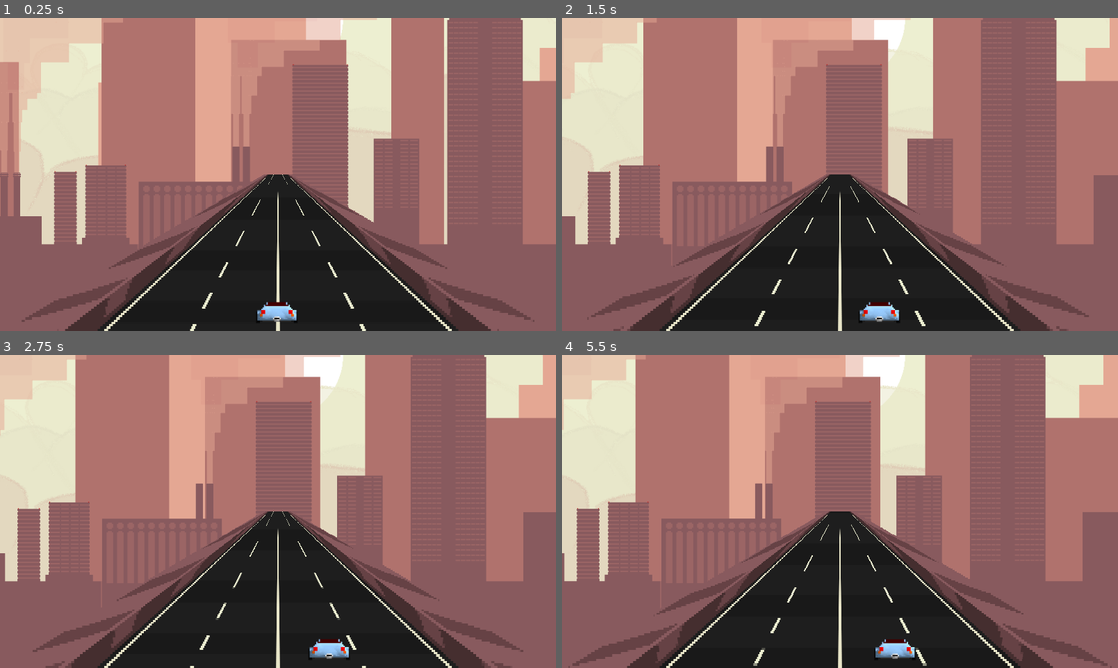
Above: before the commit, frames 1-4 (two rows, left to right).
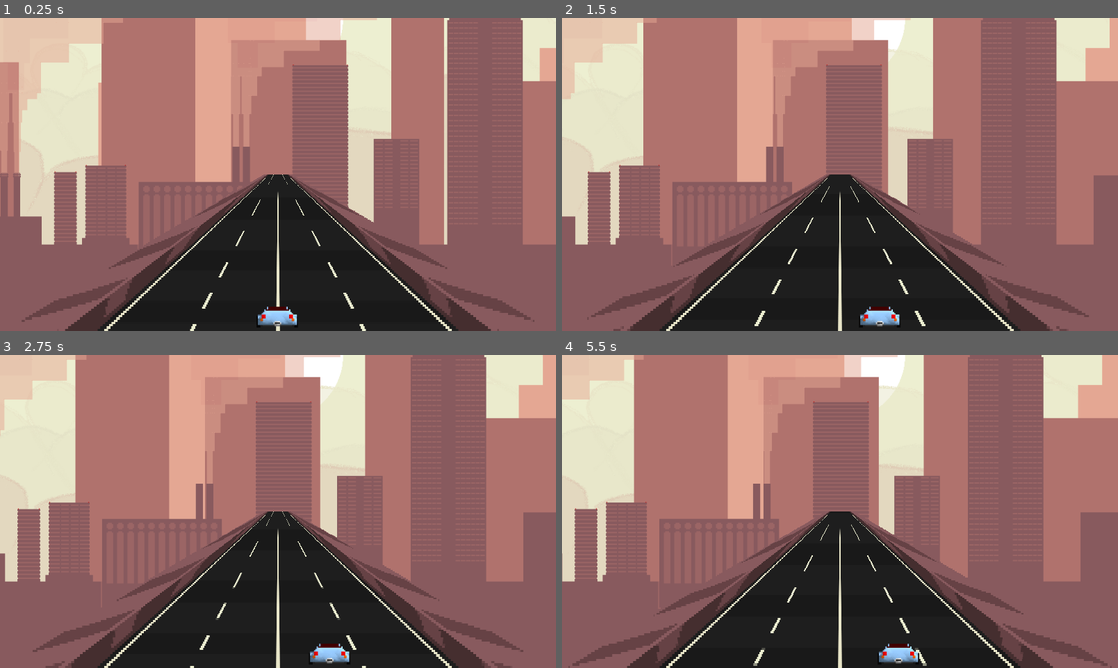
Above: after the commit, the same moments.

Repository: nealith/FreeCar
Game: Godot game, scene res://main.tscn
Same seed, same stepped clock (60 frames per second), same inputs: the game is played once before the commit and once after it.
Inputs:
- Up to frame 1 (0.25 s): no input
- Up to frame 2 (1.5 s): hold Right (ui_right) 0.53-1.28 s; hold Left (ui_left) from 1.28 s (still down)
- Up to frame 3 (2.75 s): release Left (ui_left) at 2.03 s; hold Right (ui_right) from 2.03 s (still down)
- Up to frame 4 (5.5 s): release Right (ui_right) at 3.53 s; hold Left (ui_left) from 3.53 s (still down)

The runs differ from the first frame. In frame 1, 0.5% of the frame differs, in the area x 0-97%, y 6-99%; in frame 2, 0.5%; in frame 3, 0.5%; in frame 4, 3.1%, in the area x 0-98%, y 0-99%.

Commit message:
fix and game over detection

Diff:
--- a/car/car.tscn
+++ b/car/car.tscn
@@ -5,7 +5,7 @@
 [ext_resource path="res://car/assets/spritesheet.png" type="Texture" id=3]
 
 [sub_resource type="RectangleShape2D" id=1]
-extents = Vector2( 32.3467, 24.0122 )
+extents = Vector2( 32.0835, 7.67667 )
 
 [sub_resource type="AtlasTexture" id=2]
 flags = 4
@@ -17,10 +17,12 @@
 
 [node name="KinematicBody2D" type="KinematicBody2D" parent="."]
 z_index = 10
-collision_mask = 2
+collision_layer = 3
+collision_mask = 3
 script = ExtResource( 2 )
 
 [node name="CollisionShape2D" type="CollisionShape2D" parent="KinematicBody2D"]
+position = Vector2( -1.16883, 9.34824 )
 shape = SubResource( 1 )
 
 [node name="Sprite" type="Sprite" parent="KinematicBody2D"]
--- a/main.gd
+++ b/main.gd
@@ -1,5 +1,7 @@
 extends Node2D
 
+export (PackedScene) var Car
+export (PackedScene) var Road
 export (PackedScene) var RoadBlock
 export (PackedScene) var SpikesStrip
 
@@ -10,6 +12,13 @@
 var roadblocks = []
 var spikesstrips = []
 
+var road = null
+var car = null
+
+func game_over():
+	print("gameo_over")
+	deinit()
+
 func random_int(min_value,max_value, inclusive_range = false):
 	if inclusive_range:
 		max_value += 1
@@ -19,17 +28,34 @@
 func _roadblock():
 	if roadblocks.size() < 1:
 		var rb = RoadBlock.instance()
-		print("add roadblock")
 		add_child(rb)
+		rb.connect("roadblock_worked",self,"game_over")
 		roadblocks.append({"instance":rb,"distance":random_int(480,1080)})
 
 func _spikesstrip():
 	pass
 
+func init():
+	road = Road.instance()
+	add_child(road)
+	car = Car.instance()
+	add_child(car)
+	car.translate(Vector2(427,455))
+	car.connect("camera_movement",get_node("background"),"_on_car_camera_movement")
+
+func deinit():
+	remove_child(road)
+	car.disconnect("camera_movement",get_node("background"),"_on_car_camera_movement")
+	remove_child(car)
+	car = null
+	road = null
+	while(roadblocks.size() > 0):
+		remove_child(roadblocks[0]["instance"])
+		roadblocks.remove(0)
 
 # Called when the node enters the scene tree for the first time.
 func _ready():
-	pass # Replace with function body.
+	init()
 
 # Called every frame. 'delta' is the elapsed time since the previous frame.
 func _process(delta):
@@ -45,7 +71,7 @@
 	var to_remove = []
 	var i = 0
 	for roadblock in roadblocks:
-		roadblock["distance"] -= delta*100
+		roadblock["distance"] -= delta*50
 
 		if(roadblock["distance"] < 240):
 			if (roadblock["distance"] < 0):
@@ -64,4 +90,5 @@
 
 	for tr in to_remove:
 		print("remove roablock")
+		remove_child(roadblocks[tr]["instance"])
 		roadblocks.remove(tr)
--- a/main.tscn
+++ b/main.tscn
@@ -1,20 +1,17 @@
 [gd_scene load_steps=7 format=2]
 
 [ext_resource path="res://main.gd" type="Script" id=1]
-[ext_resource path="res://police_car/roadblock.tscn" type="PackedScene" id=2]
-[ext_resource path="res://car/car.tscn" type="PackedScene" id=3]
-[ext_resource path="res://road/road.tscn" type="PackedScene" id=4]
+[ext_resource path="res://car/car.tscn" type="PackedScene" id=2]
+[ext_resource path="res://road/road.tscn" type="PackedScene" id=3]
+[ext_resource path="res://police_car/roadblock.tscn" type="PackedScene" id=4]
 [ext_resource path="res://sound/assets/road_music.ogg" type="AudioStream" id=5]
 [ext_resource path="res://background/background.tscn" type="PackedScene" id=6]
 
 [node name="main" type="Node2D"]
 script = ExtResource( 1 )
-RoadBlock = ExtResource( 2 )
-
-[node name="car" parent="." instance=ExtResource( 3 )]
-position = Vector2( 426.316, 455 )
-
-[node name="road" parent="." instance=ExtResource( 4 )]
+Car = ExtResource( 2 )
+Road = ExtResource( 3 )
+RoadBlock = ExtResource( 4 )
 
 [node name="AudioStreamPlayer" type="AudioStreamPlayer" parent="."]
 stream = ExtResource( 5 )
@@ -23,4 +20,3 @@
 [node name="background" parent="." instance=ExtResource( 6 )]
 editor/display_folded = true
 position = Vector2( -3.25803, 17.1046 )
-[connection signal="camera_movement" from="car" to="background" method="_on_car_camera_movement"]
--- /dev/null
+++ b/police_car/Area2D.gd
@@ -0,0 +1,13 @@
+extends Area2D
+
+# Declare member variables here. Examples:
+# var a = 2
+# var b = "text"
+
+# Called when the node enters the scene tree for the first time.
+func _ready():
+	pass # Replace with function body.
+
+# Called every frame. 'delta' is the elapsed time since the previous frame.
+#func _process(delta):
+#	pass
--- /dev/null
+++ b/police_car/police_car_roadblock.gd
@@ -0,0 +1,19 @@
+extends Node2D
+
+# Declare member variables here. Examples:
+# var a = 2
+# var b = "text"
+
+signal collision()
+
+# Called when the node enters the scene tree for the first time.
+func _ready():
+	pass # Replace with function body.
+
+# Called every frame. 'delta' is the elapsed time since the previous frame.
+#func _process(delta):
+#	pass
+
+
+func _on_Area2D_body_entered(body):
+	emit_signal("collision")
--- a/police_car/police_car_roadblock.tscn
+++ b/police_car/police_car_roadblock.tscn
@@ -1,21 +1,26 @@
-[gd_scene load_steps=4 format=2]
+[gd_scene load_steps=5 format=2]
 
-[ext_resource path="res://police_car/assets/spritesheet_optimized.png" type="Texture" id=1]
+[ext_resource path="res://police_car/police_car_roadblock.gd" type="Script" id=1]
+[ext_resource path="res://police_car/assets/spritesheet_optimized.png" type="Texture" id=2]
 
 [sub_resource type="AtlasTexture" id=1]
 flags = 4
-atlas = ExtResource( 1 )
+atlas = ExtResource( 2 )
 region = Rect2( 0.848083, 100.925, 130.422, 49.6953 )
 
 [sub_resource type="RectangleShape2D" id=2]
-extents = Vector2( 64.2333, 24.5377 )
+extents = Vector2( 55.491, 24.5377 )
 
 [node name="police_car_roadblock" type="Node2D"]
+script = ExtResource( 1 )
 
 [node name="Sprite" type="Sprite" parent="."]
 texture = SubResource( 1 )
 
 [node name="Area2D" type="Area2D" parent="."]
+collision_layer = 2
+collision_mask = 2
 
 [node name="CollisionShape2D" type="CollisionShape2D" parent="Area2D"]
 shape = SubResource( 2 )
+[connection signal="body_entered" from="Area2D" to="." method="_on_Area2D_body_entered"]
--- a/police_car/roadblock.gd
+++ b/police_car/roadblock.gd
@@ -1,4 +1,6 @@
 extends Node2D
+
+signal roadblock_worked()
 
 # Declare member variables here. Examples:
 # var a = 2
@@ -26,3 +28,15 @@
 # Called every frame. 'delta' is the elapsed time since the previous frame.
 #func _process(delta):
 #	pass
+
+
+func _on_police_car_roadblock1_collision():
+	emit_signal("roadblock_worked")
+
+
+func _on_police_car_roadblock2_collision():
+	emit_signal("roadblock_worked")
+
+
+func _on_police_car_roadblock3_collision():
+	emit_signal("roadblock_worked")
--- a/police_car/roadblock.tscn
+++ b/police_car/roadblock.tscn
@@ -12,3 +12,6 @@
 [node name="police_car_roadblock2" parent="." instance=ExtResource( 2 )]
 
 [node name="police_car_roadblock3" parent="." instance=ExtResource( 2 )]
+[connection signal="collision" from="police_car_roadblock1" to="." method="_on_police_car_roadblock1_collision"]
+[connection signal="collision" from="police_car_roadblock2" to="." method="_on_police_car_roadblock2_collision"]
+[connection signal="collision" from="police_car_roadblock3" to="." method="_on_police_car_roadblock3_collision"]
Binary file changed: car/assets/car.gif
